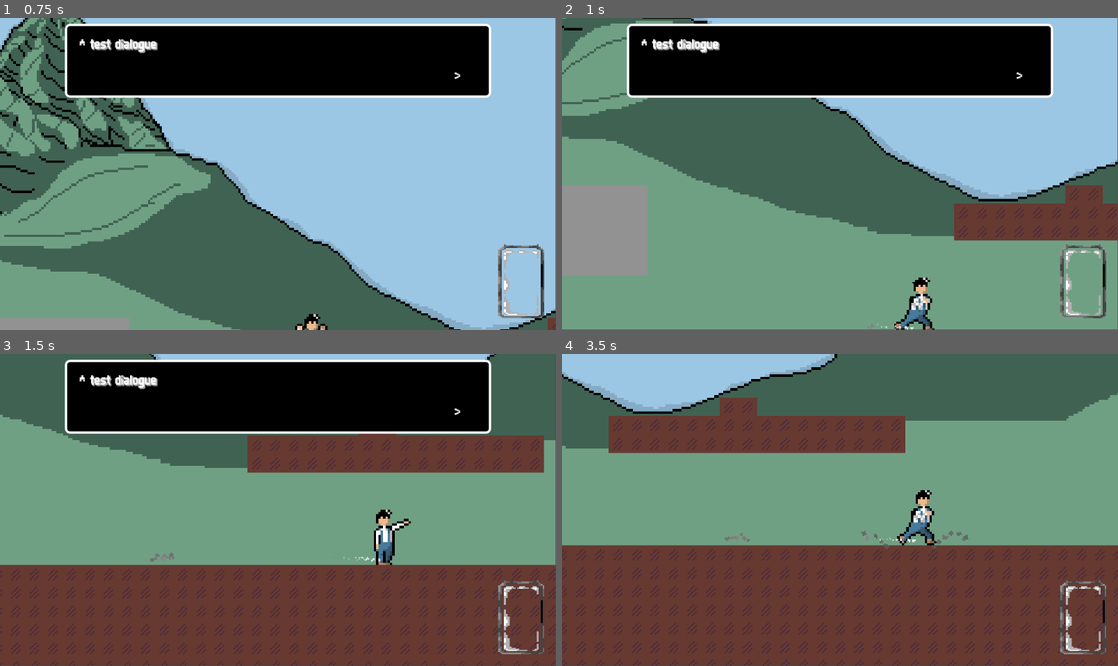
Above: before the commit, frames 1-4 (two rows, left to right).
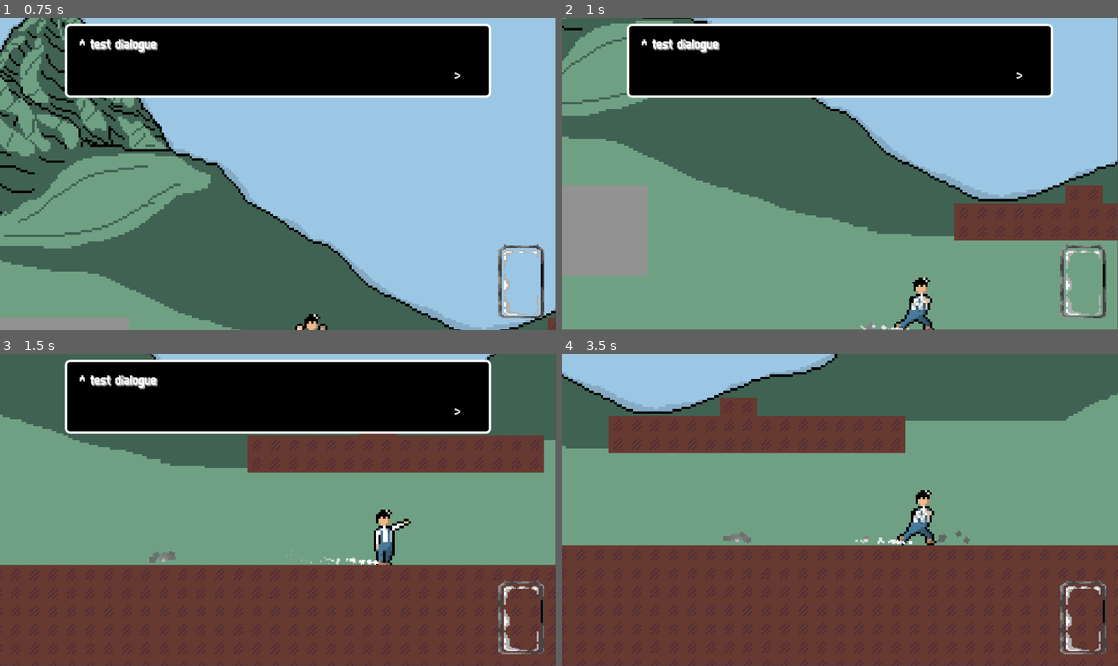
Above: after the commit, the same moments.

Repository: tixvage/bgj25.2
Game: Godot game, scene res://scenes/main.tscn
Same seed, same stepped clock (60 frames per second), same inputs: the game is played once before the commit and once after it. The engine's default icon, where the game draws it, is replaced by a stand-in: a white triangle on a blue panel in a dark square. Sound files missing from this copy of the repository are replaced by a short silence.
Inputs (mouse positions are in pixels of both pictures, inside the frame that each line leads up to):
- Up to frame 1 (0.75 s): move the mouse to (400, 158) at 0.52 s; hold D (move_right) from 0.53 s (still down); right-click (400, 158) at 0.6 s
- Up to frame 2 (1 s): keep holding D (move_right); tap W (move_up) at 0.77 s
- Up to frame 3 (1.5 s): keep holding D (move_right); move the mouse to (166, 525) at 1.27 s; click (166, 525) at 1.35 s
- Up to frame 4 (3.5 s): tap W (move_up) at 1.52, 3.02 s; move the mouse to (895, 441) at 2.02 s; release D (move_right) at 2.03 s; hold A (move_left) 2.03-2.78 s; tap X (text_read) at 2.1 s; move the mouse to (812, 572) at 2.77 s; hold D (move_right) from 2.78 s (still down); right-click (812, 572) at 2.85 s

Frame 1 is identical in both runs. In frame 2, less than 0.1% of the frame differs, in the area x 53-64%, y 97-100%; in frame 3, 0.2%; in frame 4, 0.3%, in the area x 29-74%, y 56-63%.

Commit message:
visual tweaks

Diff:
--- a/particles/explosion.tscn
+++ b/particles/explosion.tscn
@@ -7,14 +7,14 @@
 [node name="Explosion" type="CPUParticles2D"]
 emitting = false
 amount = 64
-lifetime = 0.4
+lifetime = 0.8
 one_shot = true
 explosiveness = 1.0
 spread = 180.0
 gravity = Vector2(0, 0)
 initial_velocity_min = 50.0
 initial_velocity_max = 100.0
-scale_amount_min = 2.0
-scale_amount_max = 3.0
+scale_amount_min = 4.0
+scale_amount_max = 6.0
 scale_amount_curve = SubResource("Curve_ik221")
 color = Color(0.738943, 0.378717, 0.429193, 1)
--- a/particles/jump_end.tscn
+++ b/particles/jump_end.tscn
@@ -13,6 +13,7 @@
 z_as_relative = false
 emitting = false
 amount = 16
+lifetime = 0.8
 one_shot = true
 direction = Vector2(0, -1)
 spread = 70.0
@@ -21,8 +22,8 @@
 initial_velocity_max = 20.0
 angle_min = -180.0
 angle_max = 180.0
-scale_amount_min = 2.0
-scale_amount_max = 4.0
+scale_amount_min = 3.0
+scale_amount_max = 6.0
 scale_amount_curve = SubResource("Curve_h62ak")
 color = Color(0.733333, 0.733333, 0.733333, 1)
 color_ramp = SubResource("Gradient_h62ak")
--- a/scenes/demo_world.tscn
+++ b/scenes/demo_world.tscn
@@ -919,10 +919,12 @@
 
 [node name="MoveParticle" parent="Player/Root" instance=ExtResource("11_33be7")]
 z_index = 50
-position = Vector2(-5, 20)
-lifetime = 0.15
+position = Vector2(-8, 22)
+lifetime = 0.3
 angle_min = -180.0
 angle_max = 180.0
+scale_amount_min = 2.0
+scale_amount_max = 4.0
 
 [node name="HandArea" type="Area2D" parent="Player/Root"]
 position = Vector2(17, -1)
